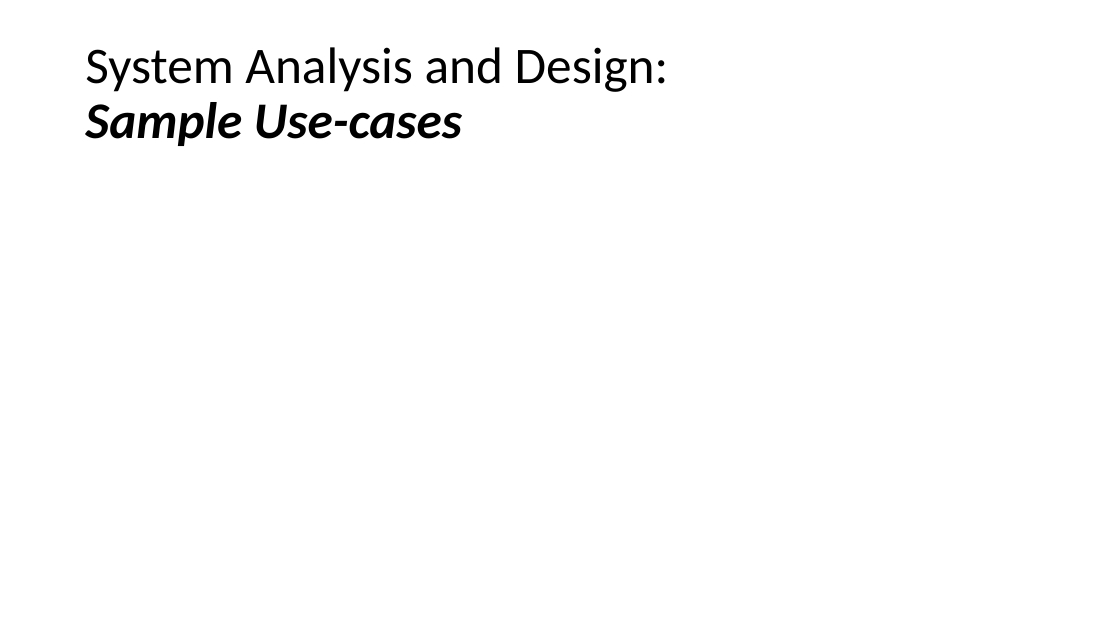
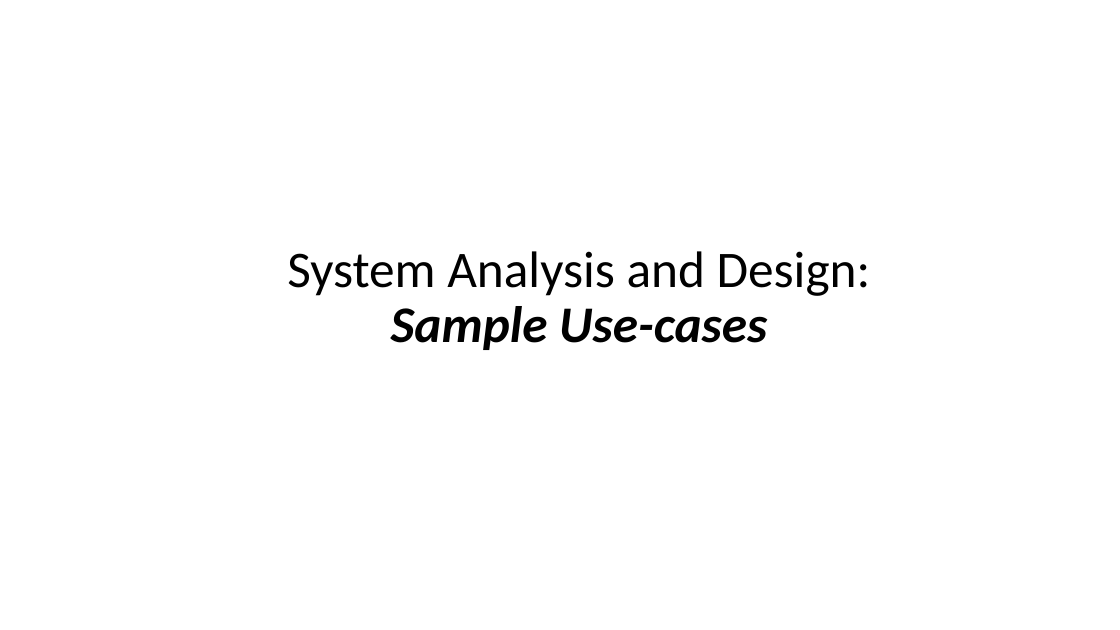
Before and after one commit to FCI-E-campus/fci-e-campus-docs, a slide deck: slide 16 of Mid-year document & presentation/FCI-CU-GP-Midyear-Presentation.pptx (slide 13 before the commit). Drawn at 1120x630 pixels with LibreOffice and Linux fonts; fonts in the diff are those of the drawing. Boxes give left, top, right and bottom in pixels: in the first picture for what was removed or moved away, otherwise in the second. Text is boxed around its words. In the diff, an @@ line names an element or a change of style, - is before the commit and + after.

```diff
--- a/Mid-year document & presentation/FCI-CU-GP-Midyear-Presentation.pptx
+++ b/Mid-year document & presentation/FCI-CU-GP-Midyear-Presentation.pptx
@@ title "System Analysis and Design: Sample ...": place and size @@
-title "System Analysis and Design: Sample ..." at (85, 47, 669, 146)
+title "System Analysis and Design: Sample ..." at (287, 251, 871, 350)
@@ title "System Analysis and Design: Sample ..." at (287, 251, 871, 350): alignment left to centre @@
```
Also in this commit, not shown: 9 other slides changed, 23 slides added, 2 other files.
